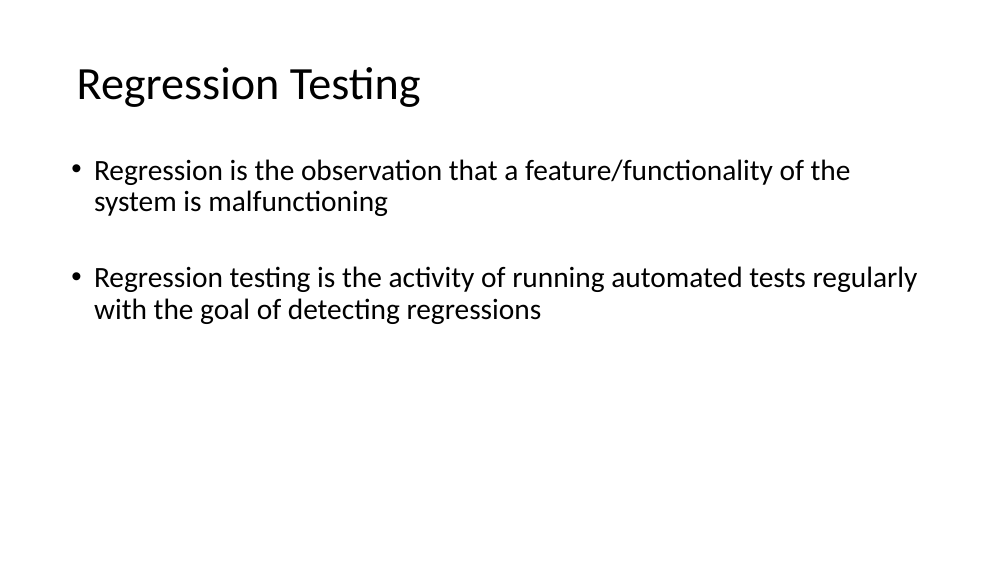
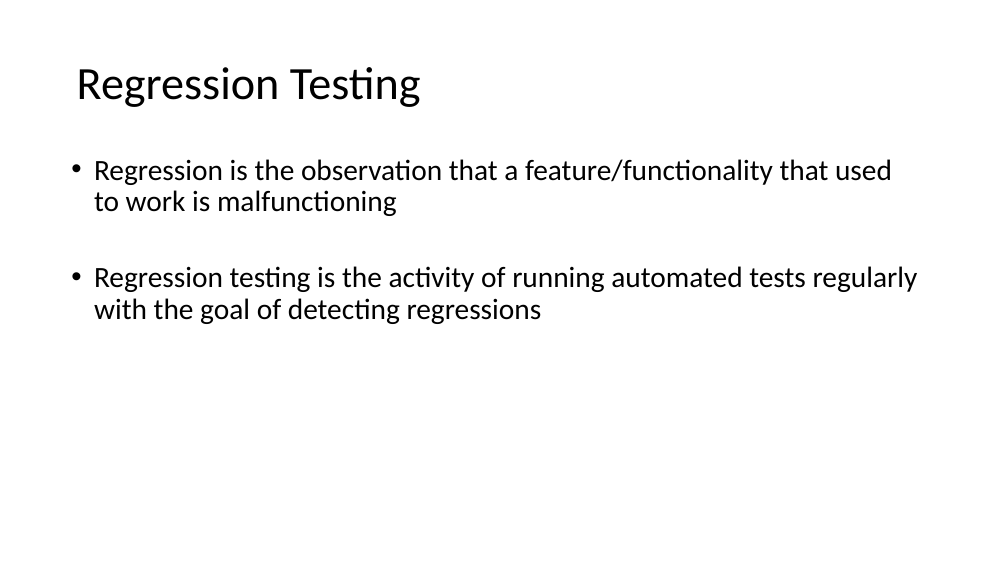
Before and after one commit to damorim/testing-cin-minicourse, a slide deck: slide 29 of testing-minicourse.pptx. Drawn at 1008x567 pixels with LibreOffice and Linux fonts; fonts in the diff are those of the drawing. Boxes give left, top, right and bottom in pixels: in the first picture for what was removed or moved away, otherwise in the second. Text is boxed around its words. In the diff, an @@ line names an element or a change of style, - is before the commit and + after.

```diff
--- a/testing-minicourse.pptx
+++ b/testing-minicourse.pptx
@@ text at (x1=94, y1=159, x2=892, y2=216): text changed @@
-• Regression is the observation that a feature/functionality of the system is malfunctioning
+• Regression is the observation that a feature/functionality that used to work is malfunctioning
```
Also in this commit, not shown: 17 other slides changed, 30 slides added, 2 slides removed.
